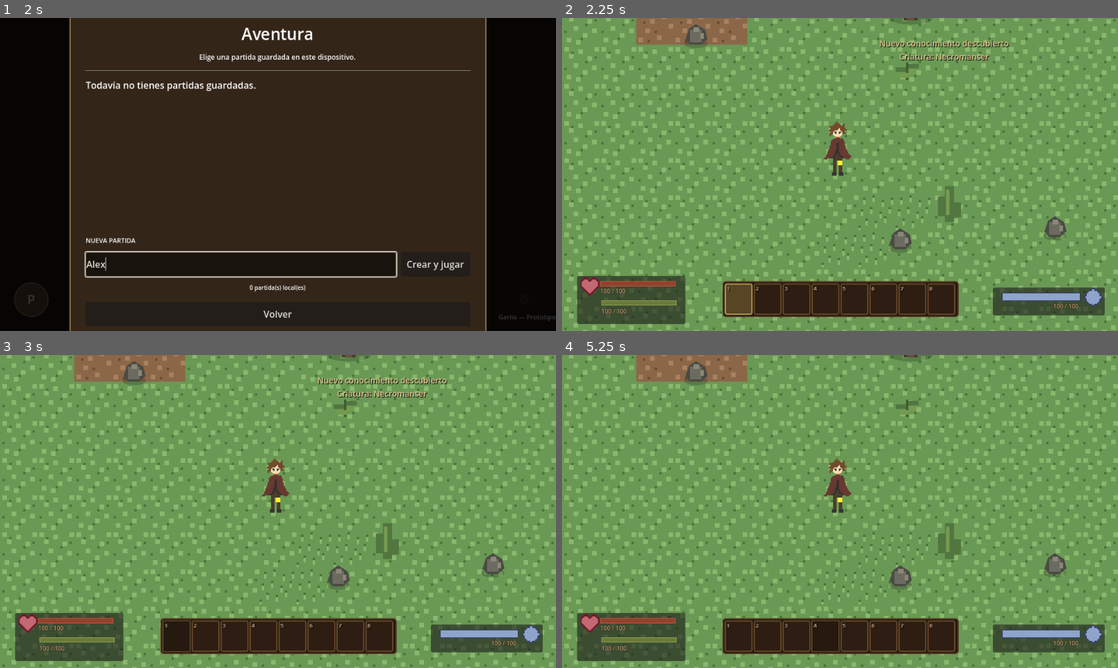
Above: before the commit, frames 1-4 (two rows, left to right).
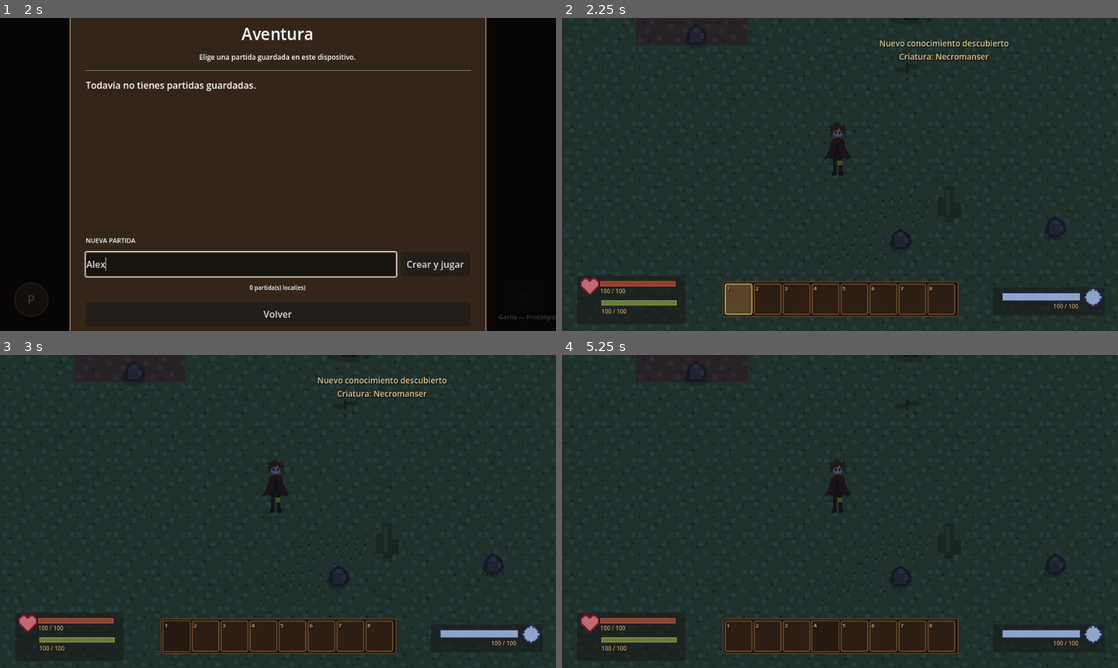
Above: after the commit, the same moments.

Repository: Franilover/Game
Game: Godot game, scene res://scenes/ui/start_menu.tscn
Same seed, same stepped clock (60 frames per second), same inputs: the game is played once before the commit and once after it.
Inputs (mouse positions are in pixels of both pictures, inside the frame that each line leads up to):
- Up to frame 1 (2 s): click "Aventura" at 0.5 s; click (239, 265) at 1.27 s; type "Alex" at 1.35 s
- Up to frame 2 (2.25 s): click "Crear y jugar" at 2 s
- Up to frame 3 (3 s): click "1" at 2.75 s
- Up to frame 4 (5.25 s): click "2" at 3.5 s; click "3" at 4.25 s; click "4" at 5 s

Frame 1 is identical in both runs. In frame 2, 94% of the frame differs, in the area x 0-100%, y 0-100%; in frame 3, 94%; in frame 4, 94%.
Error before the commit: Parse Error: Identifier "duracion" not declared in the current scope. (res://scripts/world/world_atmosphere.gd:261)

Commit message:
Corregir alcance de duracion en estaciones

Diff:
--- a/scripts/world/world_atmosphere.gd
+++ b/scripts/world/world_atmosphere.gd
@@ -258,7 +258,7 @@
 		)
 		return
 
-	inicio_dia += duracion
+		inicio_dia += duracion
 
 
 func _actualizar_iluminacion() -> void:
